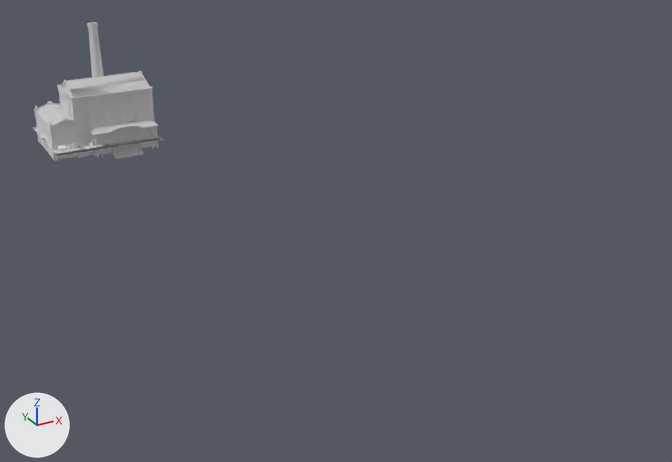
The glTF model modular-factories/data/jakob/buildings/sewing_workshop/factory_b10.gltf: old version first, new version second.
Camera for both pictures: a 50 mm lens placed at (-8.8, -35.78, 11.36), pointed at (3.75, -12.97, -0.05). Arrows for +X, +Y and +Z are at lower left; the lights stay in place. Objects named as collision shapes, trigger or cutter boxes, shadow casters or lower levels of detail are left out. Where no turn or scale is listed for an object, it has been applied to the vertices.

The first picture shows '_b10_lod0'.
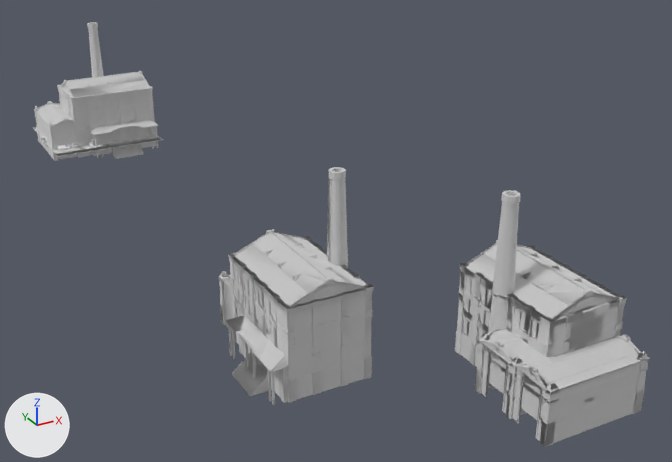
Pixel boxes (x1, y1, x2, y2) of what changed, in the pictures (672 x 462 px):
'_b10_lod0.001', added: after (455, 190, 649, 447)
'_b10_lod0.002', added: after (219, 167, 374, 405)
'_b10_lod2.001', added: after (457, 190, 646, 425)
    faces in mat_sewing_002 (its picture is missing): (457, 190, 624, 388)
    faces in mat_sewing_adjust_002 (its picture is missing): (477, 329, 646, 425)
'_b10_lod3.001', added: after (459, 191, 649, 447)
    faces in mat_sewing_003 (its picture is missing): (459, 191, 627, 365)
    faces in mat_sewing_adjust_003 (its picture is missing): (478, 331, 649, 447)
'_b10_lod3.002', added: after (219, 167, 373, 401)
    faces in mat_sewing_003 (its picture is missing): (229, 167, 373, 401)
'_b10_lod2.002', added: after (220, 169, 372, 402)
    faces in mat_sewing_002 (its picture is missing): (228, 169, 372, 402)
'_b10_lod1.001', added: after (455, 191, 648, 447)
    faces in mat_sewing_adjust_001 (its picture is missing): (482, 332, 648, 447)
    faces in mat_sewing_001 (its picture is missing): (455, 191, 622, 362)
'_b10_lod1.002', added: after (222, 168, 372, 401)
    faces in mat_sewing_001 (its picture is missing): (229, 168, 372, 401)

Patch to the scene script:
```diff
--- a/modular-factories/data/jakob/buildings/sewing_workshop/factory_b10.gltf.py
+++ b/modular-factories/data/jakob/buildings/sewing_workshop/factory_b10.gltf.py
@@ ob_b10_lod3_002 @@
+ob_b10_lod3_002 = bpy.data.objects.new('_b10_lod3.002', me_b10_lod0_lod3)  # 1292 vertices, 1292 faces; spans x -2.58..1.67, y -4.41..0.66, z -1.29..4.59; in mat_sewing_003 (its picture is missing), mat_sewing_adjust_003 (its picture is missing)
+ob_b10_lod3_002.parent = ob_building10_001
+ob_b10_lod3_002.location = (-1.494, 0.126, 0.527)
+ob_b10_lod3_002.rotation_euler = (0.0, 0.0, 1.571)  # degrees (0, 0, 90)
+ob_b10_lod3_002.scale = (0.8, 0.8, 0.8)
@@ ob_building10_001 @@
+ob_building10_001 = bpy.data.objects.new('building10.001', None)
+ob_building10_001.location = (0.0, -18.0, 0.0)
+ob_building10_001.rotation_euler = (0.0, 0.0, -1.571)  # degrees (0, 0, -90)
@@ ob_b10_lod2_002 @@
+ob_b10_lod2_002 = bpy.data.objects.new('_b10_lod2.002', me_b10_lod0_lod2)  # 1996 vertices, 2253 faces; spans x -2.58..1.67, y -4.4..0.66, z -1.29..4.59; in mat_sewing_002 (its picture is missing), mat_sewing_adjust_002 (its picture is missing)
+ob_b10_lod2_002.parent = ob_building10_001
+ob_b10_lod2_002.location = (-1.494, 0.126, 0.527)
+ob_b10_lod2_002.rotation_euler = (0.0, 0.0, 1.571)  # degrees (0, 0, 90)
+ob_b10_lod2_002.scale = (0.8, 0.8, 0.8)
@@ ob_b10_lod1_002 @@
+ob_b10_lod1_002 = bpy.data.objects.new('_b10_lod1.002', me_b10_lod0_lod1)  # 2982 vertices, 3625 faces; spans x -2.58..1.67, y -4.4..0.66, z -1.29..4.59; in mat_sewing_001 (its picture is missing), mat_sewing_adjust_001 (its picture is missing)
+ob_b10_lod1_002.parent = ob_building10_001
+ob_b10_lod1_002.location = (-1.494, 0.126, 0.527)
+ob_b10_lod1_002.rotation_euler = (0.0, 0.0, 1.571)  # degrees (0, 0, 90)
+ob_b10_lod1_002.scale = (0.8, 0.8, 0.8)
@@ ob_b10_lod0_002 @@
+ob_b10_lod0_002 = bpy.data.objects.new('_b10_lod0.002', me_mesh_0_538)
+ob_b10_lod0_002.parent = ob_building10_001
+ob_b10_lod0_002.location = (-1.494, 0.126, 0.527)
+ob_b10_lod0_002.rotation_euler = (0.0, 0.0, 1.571)  # degrees (0, 0, 90)
+ob_b10_lod0_002.scale = (0.8, 0.8, 0.8)
@@ ob_b10_lod3_001 @@
+ob_b10_lod3_001 = bpy.data.objects.new('_b10_lod3.001', me_b10_lod0_lod3)  # 1292 vertices, 1292 faces; spans x -2.58..1.67, y -4.41..0.66, z -1.29..4.59; in mat_sewing_003 (its picture is missing), mat_sewing_adjust_003 (its picture is missing)
+ob_b10_lod3_001.parent = ob_building10
+ob_b10_lod3_001.location = (-1.494, 0.126, 0.527)
+ob_b10_lod3_001.rotation_euler = (0.0, 0.0, 1.571)  # degrees (0, 0, 90)
+ob_b10_lod3_001.scale = (0.8, 0.8, 0.8)
@@ ob_building10 @@
+ob_building10 = bpy.data.objects.new('building10', None)
+ob_building10.location = (4.0, -22.0, 0.0)
+ob_building10.rotation_euler = (0.0, 0.0, 1.571)  # degrees (0, 0, 90)
@@ ob_b10_lod2_001 @@
+ob_b10_lod2_001 = bpy.data.objects.new('_b10_lod2.001', me_b10_lod0_lod2)  # 1996 vertices, 2253 faces; spans x -2.58..1.67, y -4.4..0.66, z -1.29..4.59; in mat_sewing_002 (its picture is missing), mat_sewing_adjust_002 (its picture is missing)
+ob_b10_lod2_001.parent = ob_building10
+ob_b10_lod2_001.location = (-1.494, 0.126, 0.527)
+ob_b10_lod2_001.rotation_euler = (0.0, 0.0, 1.571)  # degrees (0, 0, 90)
+ob_b10_lod2_001.scale = (0.8, 0.8, 0.8)
@@ ob_b10_lod1_001 @@
+ob_b10_lod1_001 = bpy.data.objects.new('_b10_lod1.001', me_b10_lod0_lod1)  # 2982 vertices, 3625 faces; spans x -2.58..1.67, y -4.4..0.66, z -1.29..4.59; in mat_sewing_001 (its picture is missing), mat_sewing_adjust_001 (its picture is missing)
+ob_b10_lod1_001.parent = ob_building10
+ob_b10_lod1_001.location = (-1.494, 0.126, 0.527)
+ob_b10_lod1_001.rotation_euler = (0.0, 0.0, 1.571)  # degrees (0, 0, 90)
+ob_b10_lod1_001.scale = (0.8, 0.8, 0.8)
@@ ob_b10_lod0_001 @@
+ob_b10_lod0_001 = bpy.data.objects.new('_b10_lod0.001', me_mesh_0_538)
+ob_b10_lod0_001.parent = ob_building10
+ob_b10_lod0_001.location = (-1.494, 0.126, 0.527)
+ob_b10_lod0_001.rotation_euler = (0.0, 0.0, 1.571)  # degrees (0, 0, 90)
+ob_b10_lod0_001.scale = (0.8, 0.8, 0.8)
```
